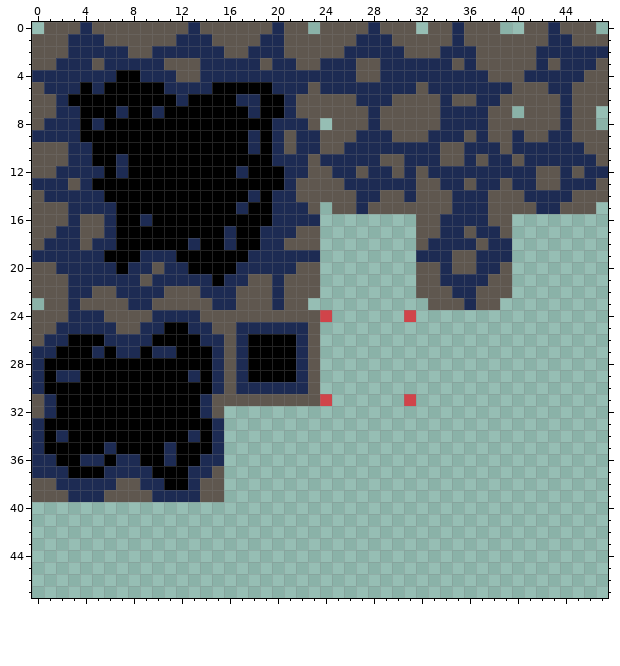
A pixel-art file gets an edit: Assets/Tiles/Rocks.aseprite. The picture above is the old version.
48x48 pixels, 1 frame.
The result:
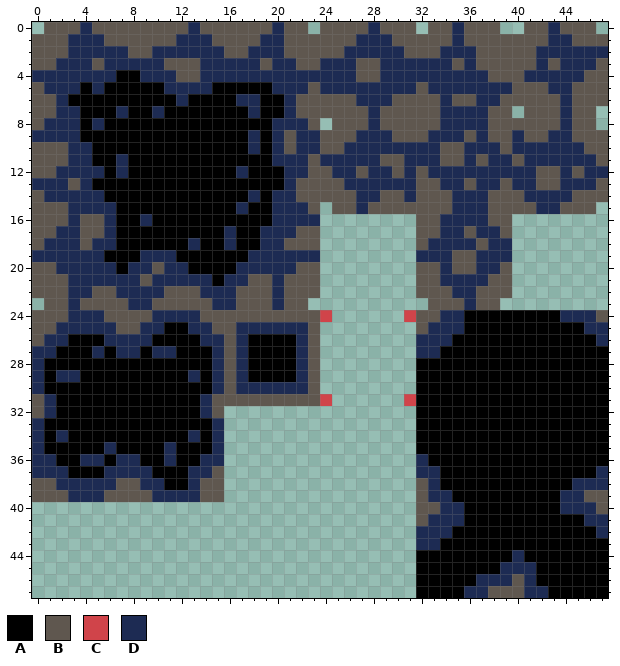
Palette (. is transparent): A #000000  B #5f574f  C #d0444a  D #1d2b53
Diff:
Layer "Flattened":
y 24: x 32..47 ................ -> BBDDAAAAAAAADDDB
y 25: x 32..47 ................ -> BDDDAAAAAAAAAADD
y 26: x 32..47 ................ -> DDDAAAAAAAAAAAAD
y 27: x 32..47 ................ -> DDAAAAAAAAAAAAAA
y 28..35: x 32..47 ................ -> AAAAAAAAAAAAAAAA
y 36: x 32..47 ................ -> DAAAAAAAAAAAAAAA
y 37: x 32..47 ................ -> DDAAAAAAAAAAAAAD
y 38: x 32..47 ................ -> BDAAAAAAAAAAADDD
y 39: x 32..47 ................ -> BDDAAAAAAAAADDBB
y 40: x 32..47 ................ -> BBDDAAAAAAAADDDB
y 41: x 32..47 ................ -> BDDDAAAAAAAAAADD
y 42: x 32..47 ................ -> DDDAAAAAAAAAAAAD
y 43: x 32..47 ................ -> DDAAAAAAAAAAAAAA
y 44: x 32..47 ................ -> AAAAAAAADAAAAAAA
y 45: x 32..47 ................ -> AAAAAAADDDAAAAAA
y 46: x 32..47 ................ -> AAAAADDDBDAAAAAA
y 47: x 32..47 ................ -> AAAADDBBBDDAAAAA
Pixel boxes of the changes (left, top, right, bottom) in both pictures:
added: (416, 310, 608, 598)
